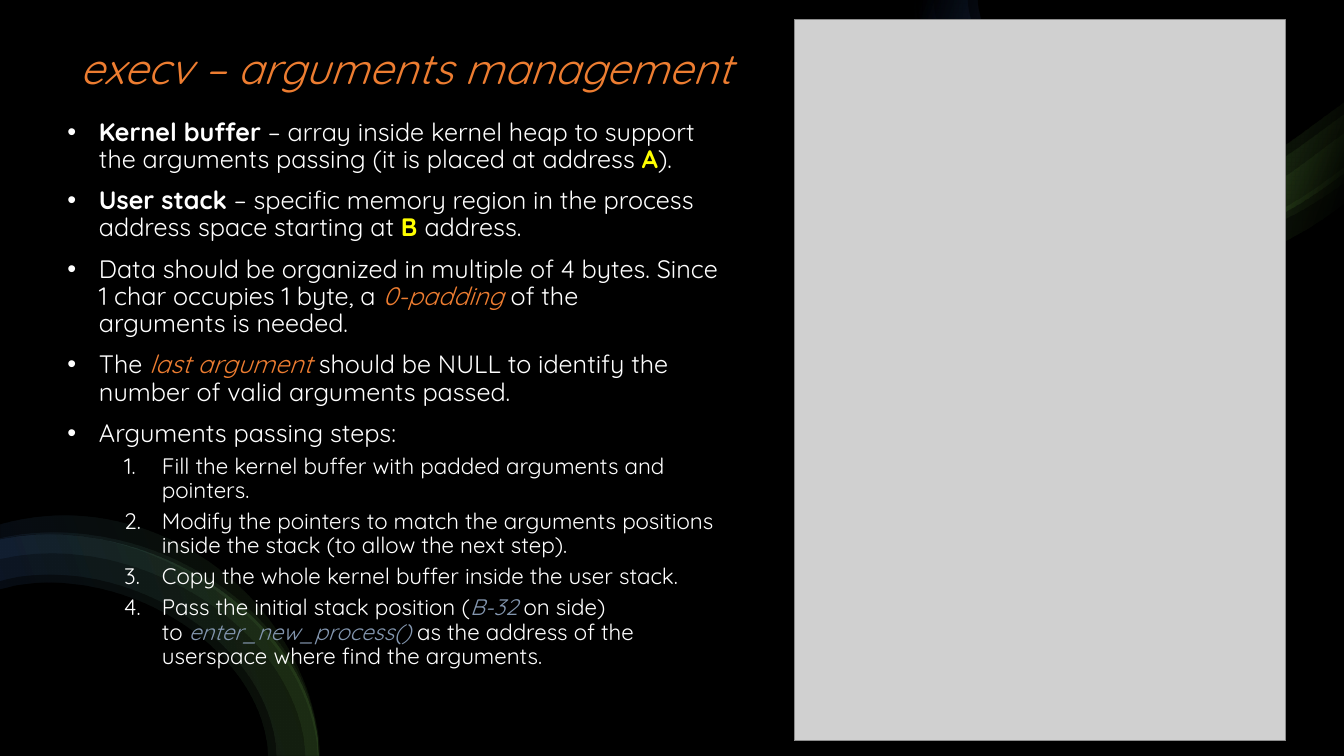
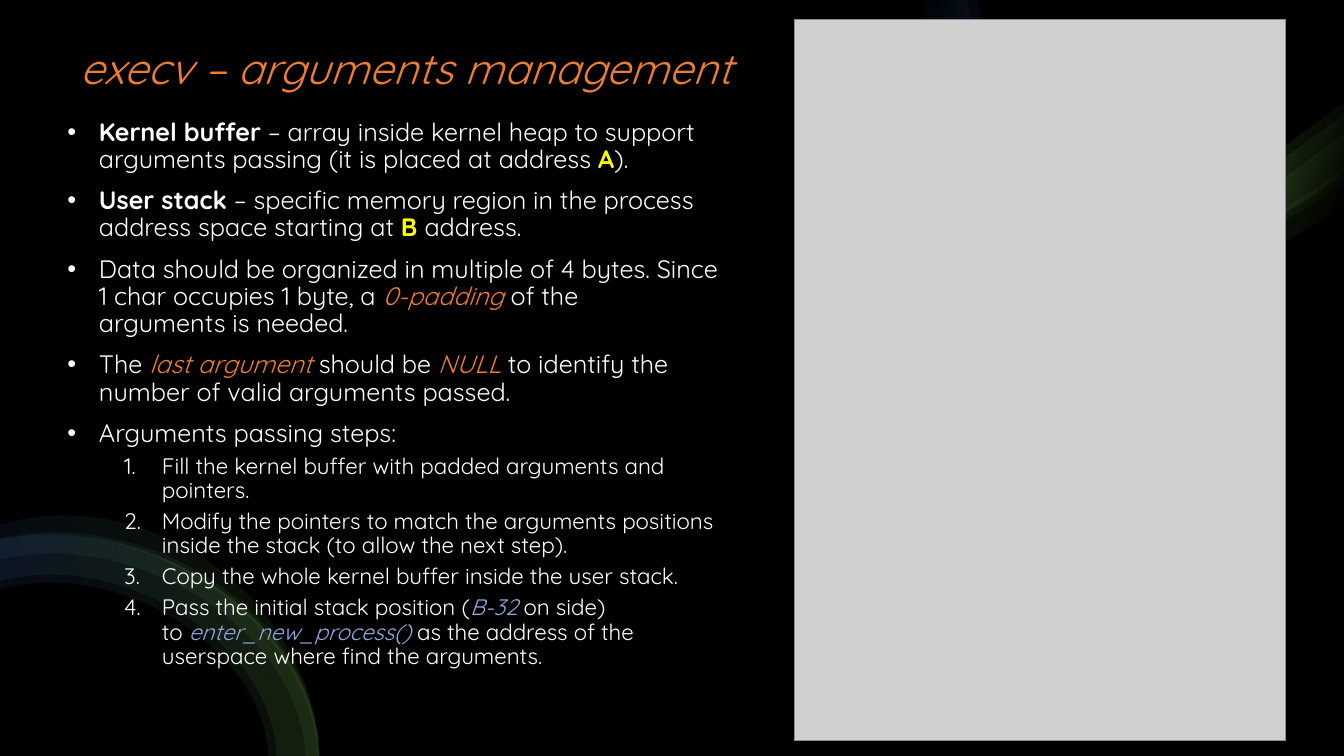
Before and after one commit to DavideAlta/OS161-shell, a slide deck: slide 10 of OS161-shell.pptx. Drawn at 1344x756 pixels with LibreOffice and Linux fonts; fonts in the diff are those of the drawing; grey boxes stand for pictures. Boxes give left, top, right and bottom in pixels: in the first picture for what was removed or moved away, otherwise in the second. Text is boxed around its words. In the diff, an @@ line names an element or a change of style, - is before the commit and + after.

```diff
--- a/OS161-shell.pptx
+++ b/OS161-shell.pptx
@@ text at (99,122,695,173): text changed @@
-• Kernel buffer – array inside kernel heap to support the arguments passing (it is placed at address A).
+• Kernel buffer – array inside kernel heap to support arguments passing (it is placed at address A).
@@ text at (99,354,668,670): text colour #FFFFFF to #ED7D31, italic on in "NULL"; text colour #8497B0 to #8FAADC in "(B-32 enter_new_process()" @@
```
Also in this commit, not shown: 10 other slides changed.
